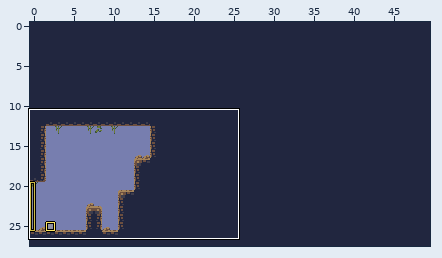
A LDtk project gets an edit: assets/levels/pell.ldtk. The picture above shows the old version from afar; the outline marks the close-up.
Close-up. Before the edit:
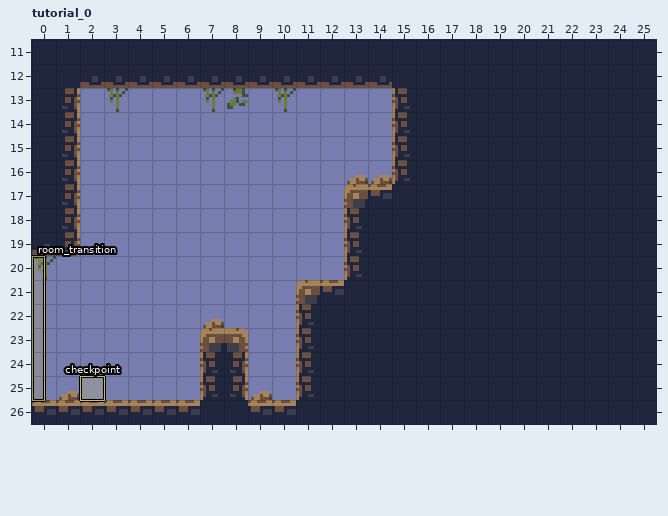
Cells are 8x8 px. Shown: tutorial_0 x 0..25, y 11..26. The commit also changed other parts of the map, which this record leaves out.
The same view after the edit:
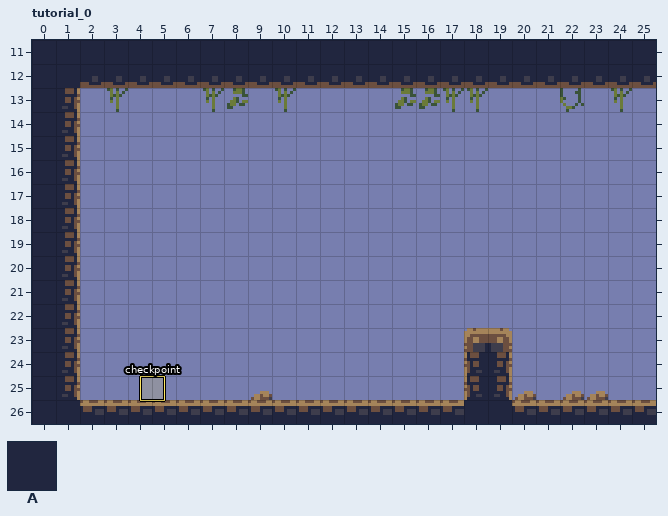
Key: from "collision": A 1 "rock".
_ is an empty cell.
Objects are placed by their top-left corner, in cells (3,4 is the top-left corner of cell 3,4); size is 1x1 cell unless given.
Tiles replaced or removed in this view: A.
The edit:
Changed rows in their new state; . is an unchanged cell.
Layer "entities":
changed: "checkpoint" rectangle at 2,25 -> "checkpoint" rectangle at 4.5,25
Layer "transitions":
removed: "room_transition" rectangle at 0,20 size 0.5x6
Layer "collision":
first column x 0:
13 ...............___________
14 ...............___________
15 ...............___________
16 ...............___________
17 ............._____________
18 ............._____________
19 ............._____________
20 AA..........._____________
21 AA........._______________
22 AA........._______________
23 AA.....__.._______..______
24 AA.....__.._______..______
25 AA.....__.._______..______
